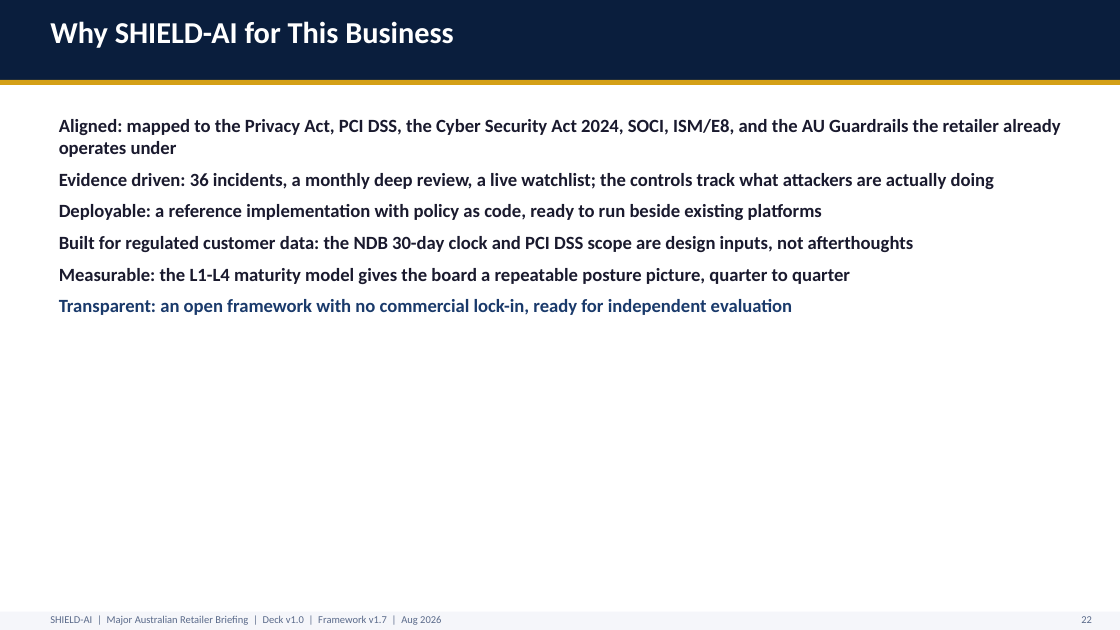
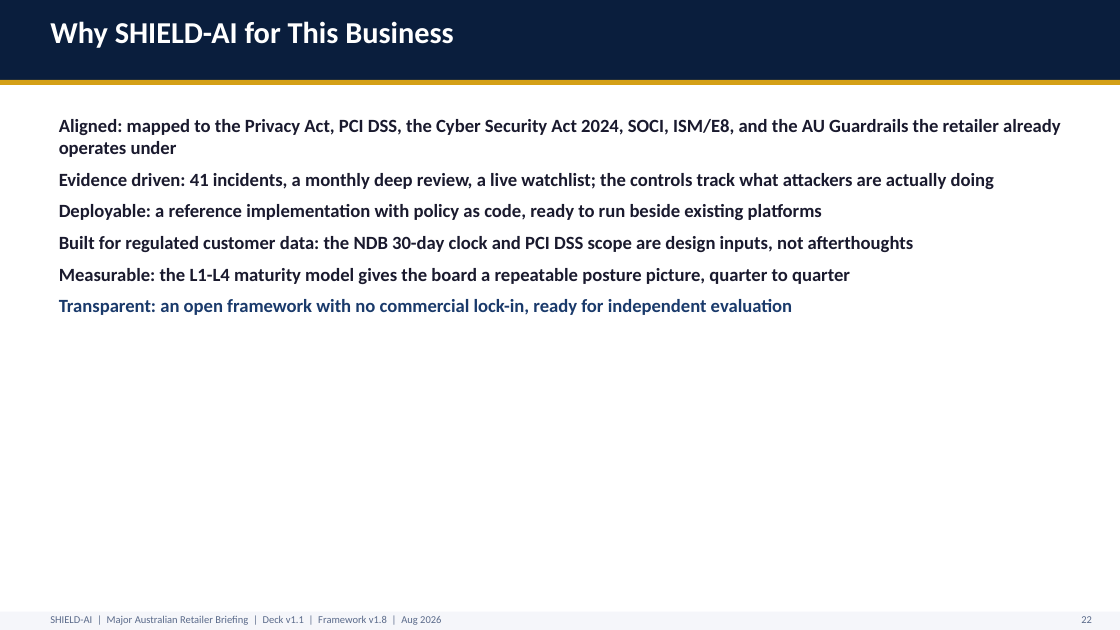
Before and after one commit to monch1962/shield-ai, a slide deck: slide 23 of client-specific/retailer/shield-ai-deck-retailer.pptx. Drawn at 1120x630 pixels with LibreOffice and Linux fonts; fonts in the diff are those of the drawing. Boxes give left, top, right and bottom in pixels: in the first picture for what was removed or moved away, otherwise in the second. Text is boxed around its words. In the diff, an @@ line names an element or a change of style, - is before the commit and + after.

```diff
--- a/client-specific/retailer/shield-ai-deck-retailer.pptx
+++ b/client-specific/retailer/shield-ai-deck-retailer.pptx
@@ text at bbox=[59, 173, 994, 189]: text changed @@
-Evidence driven: 36 incidents, a monthly deep review, a live watchlist; the controls track what attackers are actually doing
+Evidence driven: 41 incidents, a monthly deep review, a live watchlist; the controls track what attackers are actually doing
@@ text at bbox=[50, 615, 441, 625]: text changed @@
-SHIELD-AI | Major Australian Retailer Briefing | Deck v1.0 | Framework v1.7 | Aug 2026
+SHIELD-AI | Major Australian Retailer Briefing | Deck v1.1 | Framework v1.8 | Aug 2026
```
Also in this commit, not shown: 23 other slides changed, 9 other files.
